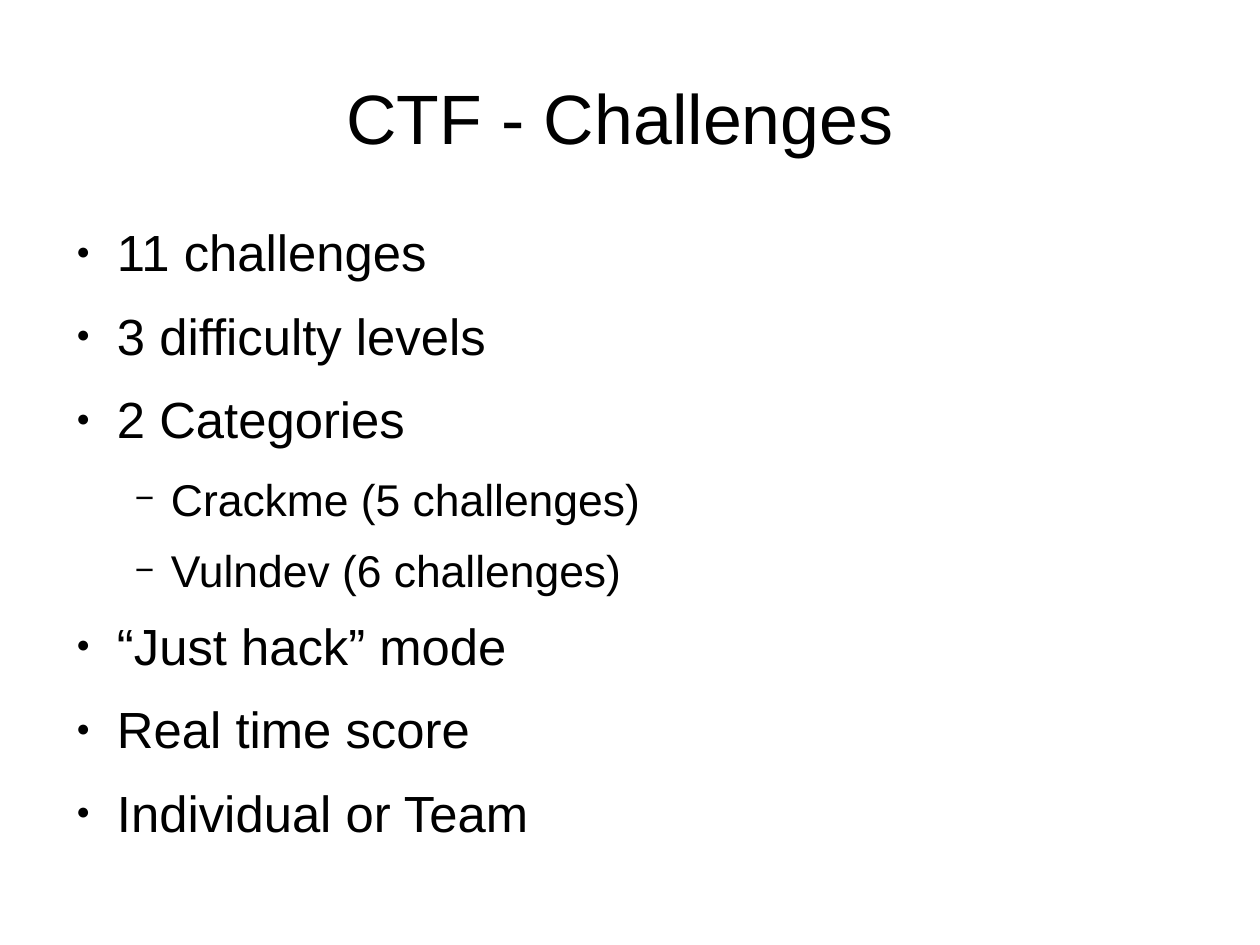
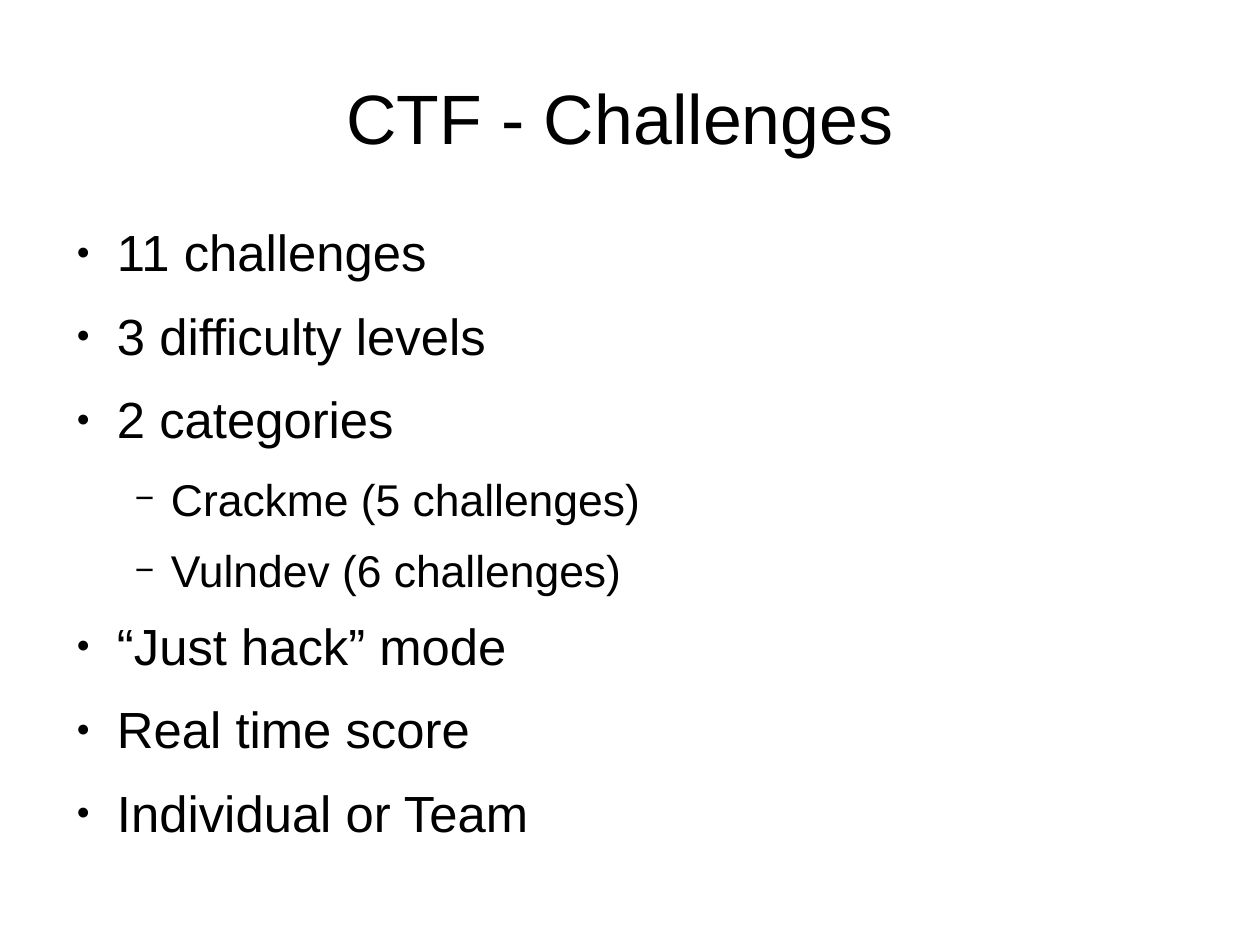
Before and after one commit to mabj/ctf_ucon2, a slide deck: slide 3 of docs/ucon_ctf_presentation.odp. Drawn at 1260x945 pixels with LibreOffice and Linux fonts; fonts in the diff are those of the drawing. Boxes give left, top, right and bottom in pixels: in the first picture for what was removed or moved away, otherwise in the second. Text is boxed around its words. In the diff, an @@ line names an element or a change of style, - is before the commit and + after.

```diff
--- a/docs/ucon_ctf_presentation.odp
+++ b/docs/ucon_ctf_presentation.odp
@@ text at [117,401,393,449]: text changed @@
-● 2 Categories
+● 2 categories
```
Also in this commit, not shown: 1 other file.
